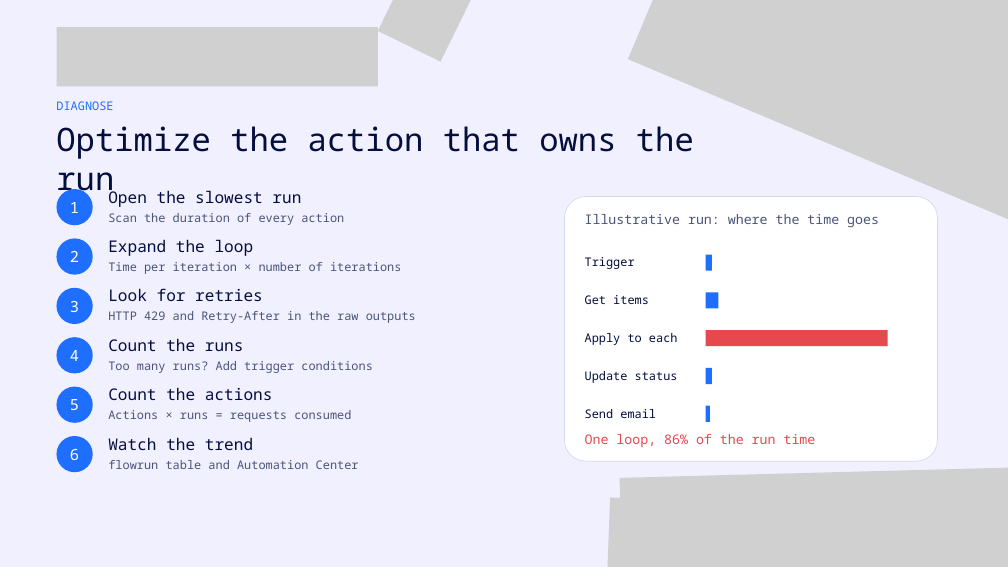
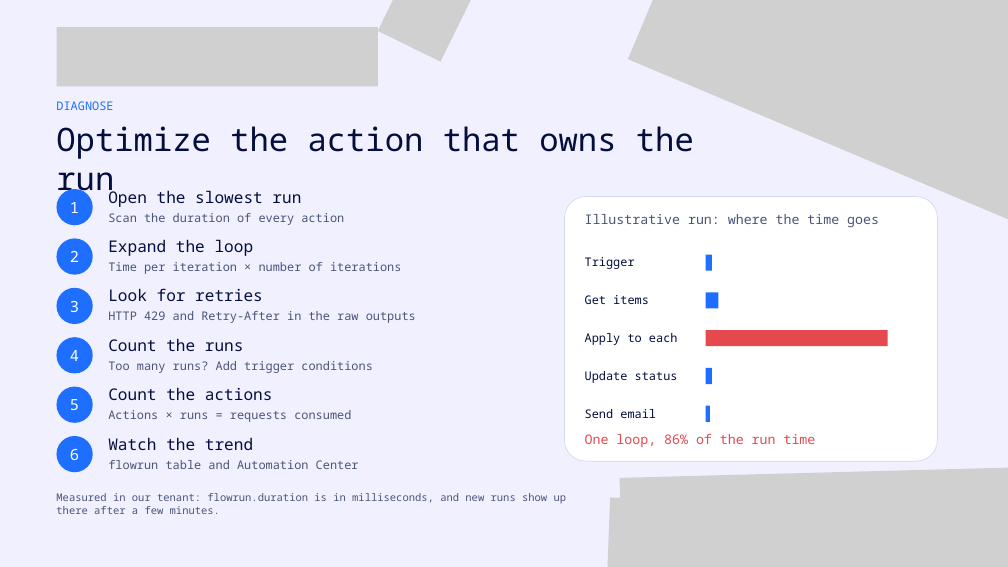
Before and after one commit to david-lorenzo88/power-automate-optimization-techniques, a slide deck: slide 9 of deck/From-Hours-to-Seconds.pptx (slide 8 before the commit). Drawn at 1008x567 pixels with LibreOffice and Linux fonts; fonts in the diff are those of the drawing; grey boxes stand for pictures. Boxes give left, top, right and bottom in pixels: in the first picture for what was removed or moved away, otherwise in the second. Text is boxed around its words. In the diff, an @@ line names an element or a change of style, - is before the commit and + after.

```diff
--- a/deck/From-Hours-to-Seconds.pptx
+++ b/deck/From-Hours-to-Seconds.pptx
@@ text added at (56,493,567,514), 15 pt, text #4A5578 @@
+Measured in our tenant: flowrun.duration is in milliseconds, and new runs show up there after a few minutes.
```
Also in this commit, not shown: 12 other slides changed, 3 slides added, 1 slide removed, 3 other files.
